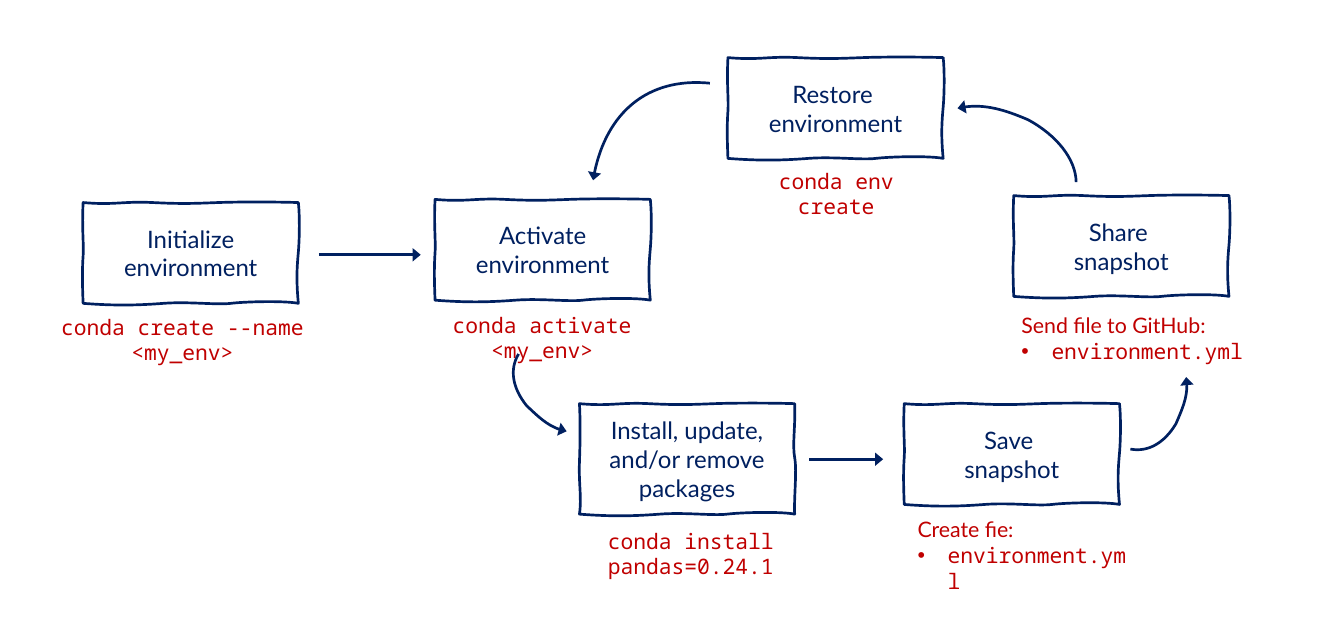
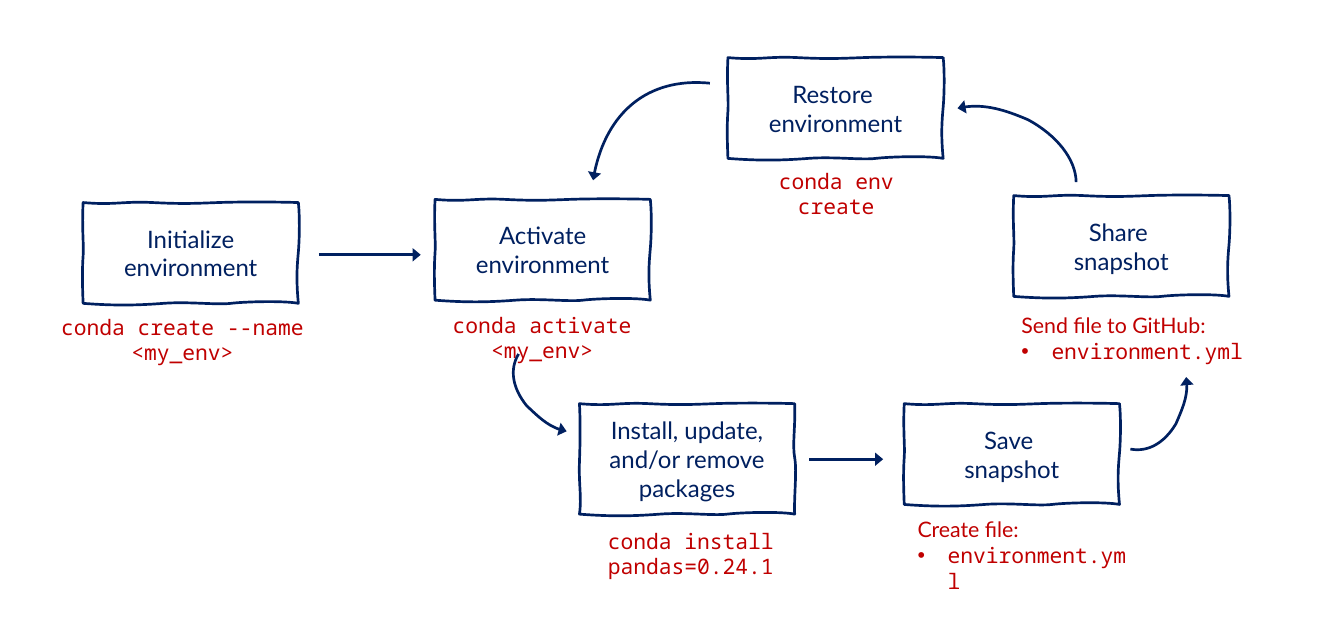
Before and after one commit to UI-Research/virtual-envs, a slide deck: slide 3 of www/images/virtual-environments-diagrams.pptx. Drawn at 1344x624 pixels with LibreOffice and Linux fonts; fonts in the diff are those of the drawing. Boxes give left, top, right and bottom in pixels: in the first picture for what was removed or moved away, otherwise in the second. Text is boxed around its words. In the diff, an @@ line names an element or a change of style, - is before the commit and + after.

```diff
--- a/www/images/virtual-environments-diagrams.pptx
+++ b/www/images/virtual-environments-diagrams.pptx
@@ text at [918,521,1019,537]: text changed @@
-Create fie:
+Create file:
```
Also in this commit, not shown: 1 other file.
